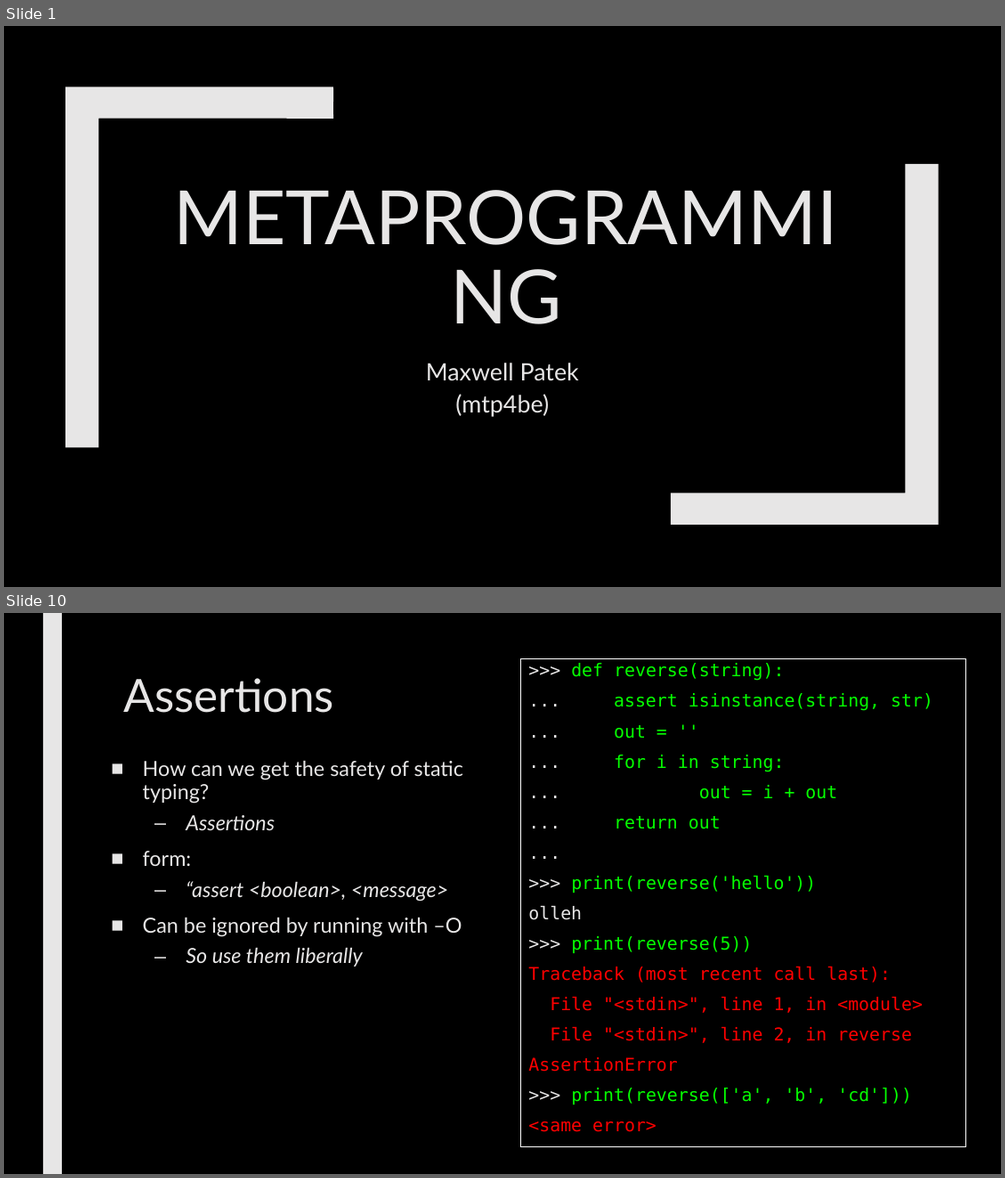
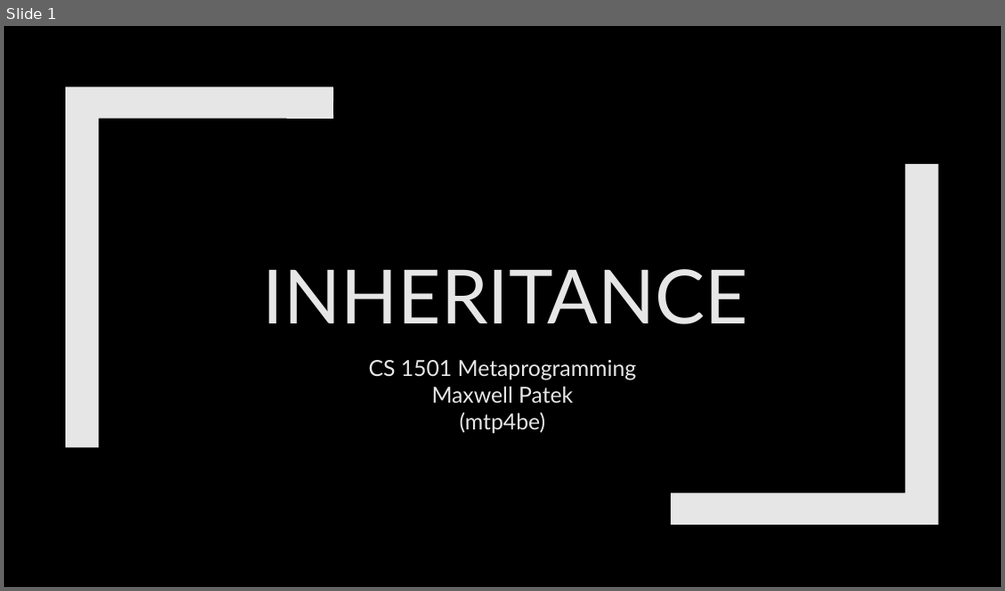
Before and after one commit to max7patek/metaprogramming, a slide deck: slides/01-PythonInheritance.pptx. Shown one above the other, each under a label of ours: slides 1 and 10 before the commit, slide 1 after it; the slides between them are not shown. The pictures are 1005x1178 and 1005x591 pixels, drawn with LibreOffice and Linux fonts; fonts in the diff are those of the drawing. Boxes give left, top, right and bottom in pixels: in the first picture for what was removed or moved away, otherwise in the second. Text is boxed around its words. In the diff, an @@ line names an element or a change of style, - is before the commit and + after.

Commit message:
started inheritance slide set

```diff
--- a/slides/01-PythonInheritance.pptx
+++ b/slides/01-PythonInheritance.pptx
@@ slide 10 removed at box(4, 613, 1001, 1174), background #000000 @@
@@ rectangle removed at box(43, 613, 62, 1174) @@
@@ rectangle removed at box(521, 659, 966, 1147) @@
->>> def reverse(string):
-... assert isinstance(string, str)
-... out = ''
-... for i in string:
-... out = i + out
-... return out
-...
->>> print(reverse('hello'))
-olleh
->>> print(reverse(5))
-Traceback (most recent call last):
-File "<stdin>", line 1, in <module>
-File "<stdin>", line 2, in reverse
-AssertionError
->>> print(reverse(['a', 'b', 'cd']))
-<same error>
@@ title removed at box(123, 678, 334, 713) @@
-Assertions
@@ text removed at box(143, 760, 463, 966) @@
-■ How can we get the safety of static typing?
-  – Assertions
-■ form:
-  – “assert <boolean>, <message>
-■ Can be ignored by running with –O
-  – So use them liberally
@@ slide 1 changed as well @@
@@ title at box(263, 269, 748, 324): text changed @@
-METAPROGRAMMING
+INHERITANCE
@@ subtitle at box(369, 360, 637, 380): paragraph added @@
+CS 1501 Metaprogramming
@@ subtitle at box(432, 386, 573, 434): size 23 to 21.3 pt in "Maxwell Patek", "(mtp4be)"; line spacing 1.12 to 1.02 @@
```
Also in this commit, not shown: 10 slides added, 15 other slides removed.
